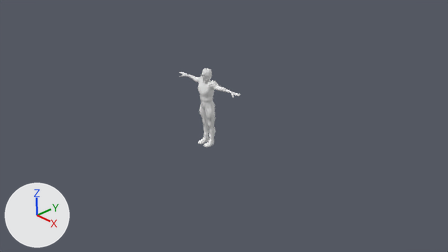
The Blender file Physics Football Simulation/Assets/Models/FootballPlayer.blend, before and after one commit.
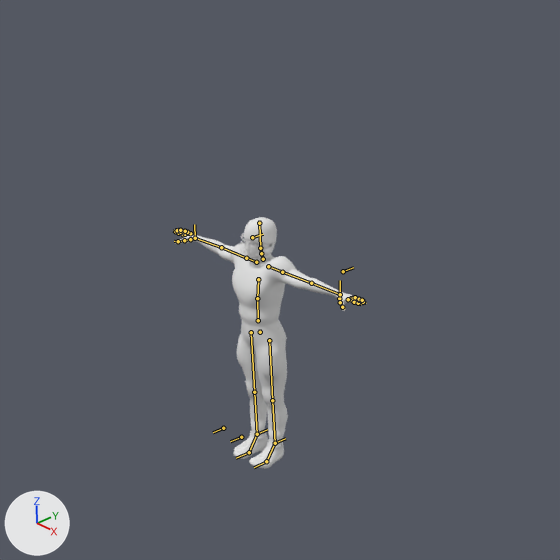
There are two pictures of each version: one from the file's camera 'Camera', one close up on the part from 28% to 67% of the width and 0% to 70% of the height. The lights are fixed; the arrows at lower left show +X, +Y and +Z. The bones that bend it are drawn over the model as lines in the close-ups.

In view in the first close-up: 'football_player'.
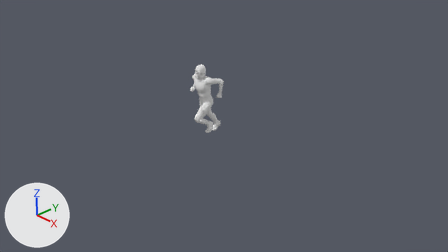
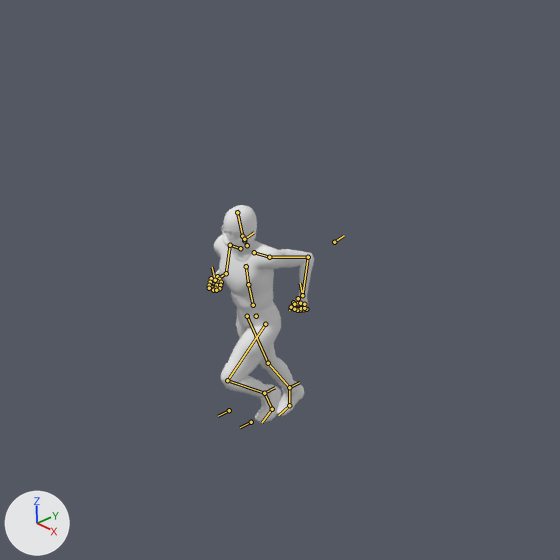
The newer file adds an action. The first version stands in its rest pose; the second is drawn at frame 40 of the action 'Runner_pass'.

The change in detail:
Bone 'Hips' (bone_hips) moves from (0.0, 0.0, 0.0) to (0.0, 13.2, 3.4).
Bone 'Hips' (bone_hips) turns from (0, 0, 0) to (5, 0, 0) degrees about its own x, y and z.
Bone 'Spine' (bone_spine) turns from (0, 0, 0) to (7, 5, 1) degrees about its own x, y and z.
Bone 'LeftHandThumb1' (bone_lefthandthumb1) turns from (0, 0, 0) to (0, 12, -12) degrees about its own x, y and z.
Bone 'LeftHandMiddle1' (bone_lefthandmiddle1) turns from (0, 0, 0) to (0, 0, -76) degrees about its own x, y and z.
Bone 'LeftHandIndex1' (bone_lefthandindex1) turns from (0, 0, 0) to (0, 0, -76) degrees about its own x, y and z.
Bone 'LeftHandRing1' (bone_lefthandring1) turns from (0, 0, 0) to (0, 0, -76) degrees about its own x, y and z.
Bone 'LeftHandPinky1' (bone_lefthandpinky1) turns from (0, 0, 0) to (0, 0, -76) degrees about its own x, y and z.
Bone 'RightHandThumb1' (bone_righthandthumb1) turns from (0, 0, 0) to (-6, 0, 14) degrees about its own x, y and z.
Bone 'RightHandIndex1' (bone_righthandindex1) turns from (0, 0, 0) to (0, 0, 74) degrees about its own x, y and z.
Bone 'RightHandMiddle1' (bone_righthandmiddle1) turns from (0, 0, 0) to (0, 0, 74) degrees about its own x, y and z.
Bone 'RightHandRing1' (bone_righthandring1) turns from (0, 0, 0) to (0, 0, 74) degrees about its own x, y and z.
Bone 'RightHandPinky1' (bone_righthandpinky1) turns from (0, 0, 0) to (0, 0, 74) degrees about its own x, y and z.
Bone 'LeftToeBase' (bone_lefttoebase) turns from (0, 0, 0) to (-18, 0, 0) degrees about its own x, y and z.
Bone 'RightToeBase' (bone_righttoebase) turns from (0, 0, 0) to (-15, 0, 0) degrees about its own x, y and z.
Bone 'LeftLeg.IK' (bone_leftleg_ik) moves from (0.0, 0.0, 0.0) to (3.0, -11.3, 44.5).
Bone 'LeftLeg.IK' (bone_leftleg_ik) turns from (0, 0, 0) to (5, 0, 0) degrees about its own x, y and z.
Bone 'RightLeg.IK' (bone_rightleg_ik) moves from (0.0, 0.0, 0.0) to (-2.1, 34.4, 24.5).
Bone 'RightLeg.IK' (bone_rightleg_ik) turns from (0, 0, 0) to (5, 0, 0) degrees about its own x, y and z.
Bone 'LeftUpLeg.pull' (bone_leftupleg_pull) moves from (0.0, 0.0, 0.0) to (3.0, -6.6, -10.5).
Bone 'LeftUpLeg.pull' (bone_leftupleg_pull) turns from (0, 0, 0) to (5, 0, 0) degrees about its own x, y and z.
Bone 'LeftForeArm.IK' (bone_leftforearm_ik) moves from (0.0, 0.0, 0.0) to (-47.4, -17.7, -10.6).
Bone 'LeftForeArm.IK' (bone_leftforearm_ik) turns from (0, 0, 0) to (12, 5, 1) degrees about its own x, y and z.
Bone 'RightForeArm.IK' (bone_rightforearm_ik) moves from (0.0, 0.0, 0.0) to (59.6, -5.7, 32.2).
Bone 'RightForeArm.IK' (bone_rightforearm_ik) turns from (0, 0, 0) to (12, 5, 1) degrees about its own x, y and z.
Bone 'LeftArm.pull' (bone_leftarm_pull) moves from (0.0, 0.0, 0.0) to (-9.9, 1.8, 17.8).
Bone 'LeftArm.pull' (bone_leftarm_pull) turns from (0, 0, 0) to (12, -1, 5) degrees about its own x, y and z.
Bone 'RightArm.pull' (bone_rightarm_pull) moves from (0.0, 0.0, 0.0) to (5.2, -12.3, 3.4).
Bone 'RightArm.pull' (bone_rightarm_pull) turns from (0, 0, 0) to (12, -1, 5) degrees about its own x, y and z.

What differs and where, as boxes (x1, y1, x2, y2) in the close-ups (560 x 560 px):
'football_player', posed (44% narrower, 13% shorter)
    before: (173, 217, 366, 469)
    after: (207, 205, 314, 423)
bone 'Hips', root to tip
    before: (260, 332) to (260, 329)
    after: (256, 316) to (255, 313)
bone 'Spine', root to tip
    before: (258, 320) to (257, 298)
    after: (253, 305) to (248, 284)
bone 'LeftHandThumb1', root to tip
    before: (339, 298) to (340, 302)
    after: (298, 298) to (293, 302)
bone 'LeftHandMiddle1', root to tip
    before: (351, 298) to (357, 301)
    after: (300, 310) to (297, 309)
bone 'LeftHandIndex1', root to tip
    before: (348, 299) to (354, 302)
    after: (297, 310) to (294, 309)
bone 'LeftHandRing1', root to tip
    before: (353, 298) to (359, 300)
    after: (303, 309) to (301, 308)
bone 'LeftHandPinky1', root to tip
    before: (355, 297) to (359, 299)
    after: (306, 309) to (304, 308)
bone 'RightHandThumb1', root to tip
    before: (190, 239) to (184, 240)
    after: (216, 277) to (217, 276)
bone 'RightHandIndex1', root to tip
    before: (183, 234) to (178, 233)
    after: (211, 278) to (217, 281)
bone 'RightHandMiddle1', root to tip
    before: (185, 234) to (180, 232)
    after: (210, 282) to (216, 285)
bone 'RightHandRing1', root to tip
    before: (188, 233) to (183, 231)
    after: (209, 285) to (215, 288)
bone 'RightHandPinky1', root to tip
    before: (190, 233) to (187, 232)
    after: (209, 288) to (213, 290)
bone 'LeftToeBase', root to tip
    before: (266, 461) to (254, 467)
    after: (272, 409) to (262, 422)
bone 'RightToeBase', root to tip
    before: (249, 452) to (236, 458)
    after: (289, 405) to (278, 415)
bone 'LeftLeg.IK', root to tip
    before: (275, 443) to (285, 438)
    after: (264, 393) to (275, 387)
bone 'RightLeg.IK', root to tip
    before: (257, 434) to (267, 429)
    after: (289, 387) to (299, 382)
bone 'LeftUpLeg.pull', root to tip
    before: (241, 437) to (230, 441)
    after: (251, 422) to (240, 427)
bone 'LeftForeArm.IK', root to tip
    before: (340, 294) to (340, 280)
    after: (302, 295) to (300, 283)
bone 'RightForeArm.IK', root to tip
    before: (195, 238) to (194, 224)
    after: (215, 280) to (212, 267)
bone 'LeftArm.pull', root to tip
    before: (343, 271) to (353, 267)
    after: (334, 242) to (344, 235)
bone 'RightArm.pull', root to tip
    before: (252, 237) to (263, 234)
    after: (244, 239) to (254, 232)
